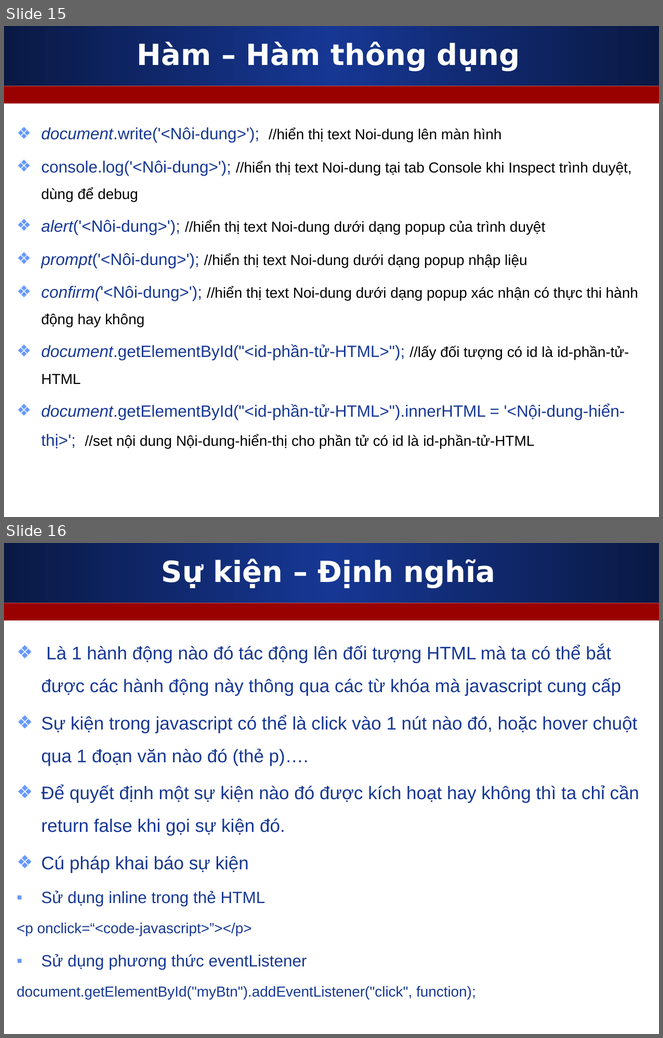
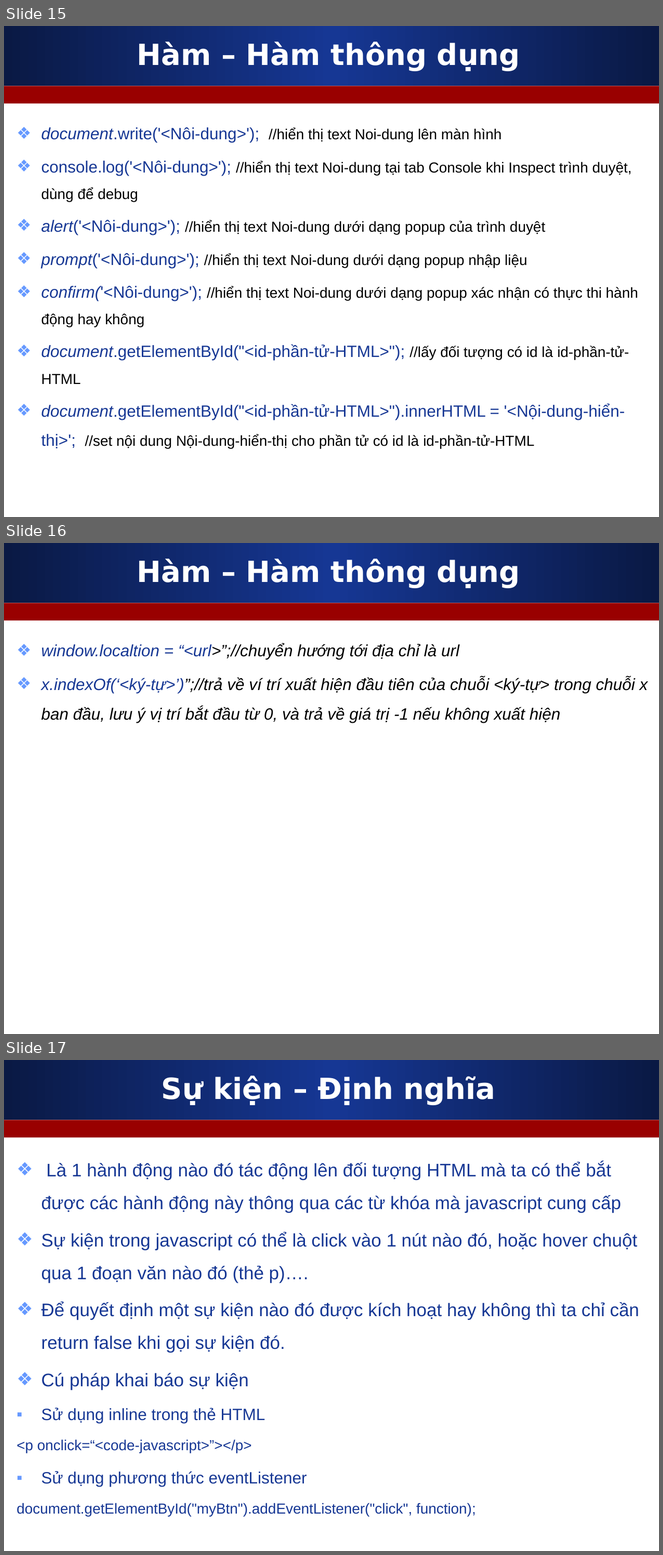
Before and after one commit to nguyenvietmanhit/php1019e2, a slide deck: Day06_Javascript_Basic_Part_1/Slide_bai_giang/Javascript_can_ban_phan_1.ppt. Shown one above the other, each under a label of ours: slides 15 and 16 before the commit, slides 15, 16 and 17 after it. The pictures are 663x1038 and 663x1555 pixels, drawn with LibreOffice and Linux fonts; fonts in the diff are those of the drawing. Boxes give left, top, right and bottom in pixels: in the first picture for what was removed or moved away, otherwise in the second. Text is boxed around its words. In the diff, an @@ line names an element or a change of style, - is before the commit and + after.

```diff
--- a/Day06_Javascript_Basic_Part_1/Slide_bai_giang/Javascript_can_ban_phan_1.ppt
+++ b/Day06_Javascript_Basic_Part_1/Slide_bai_giang/Javascript_can_ban_phan_1.ppt
@@ slide 16 added at bbox=[4, 543, 659, 1034], background #FFFFFF; not listed: 2 template elements that a slide beside it also shows @@
@@ title added at bbox=[137, 559, 520, 588], 32 pt, text #FFFFFF, bold @@
+Hàm – Hàm thông dụng
@@ text added at bbox=[41, 643, 648, 723], 18 pt, text #000000, italic @@
+❖ window.localtion = “<url>”;//chuyển hướng tới địa chỉ là url
+❖ x.indexOf(‘<ký-tự>’)”;//trả về ví trí xuất hiện đầu tiên của chuỗi <ký-tự> trong chuỗi x ban đầu, lưu ý vị trí bắt đầu từ 0, và trả về giá trị -1 nếu không xuất hiện
@@ what was slide 16 is now slide 17 @@
```
Also in this commit, not shown: 3 other files.
